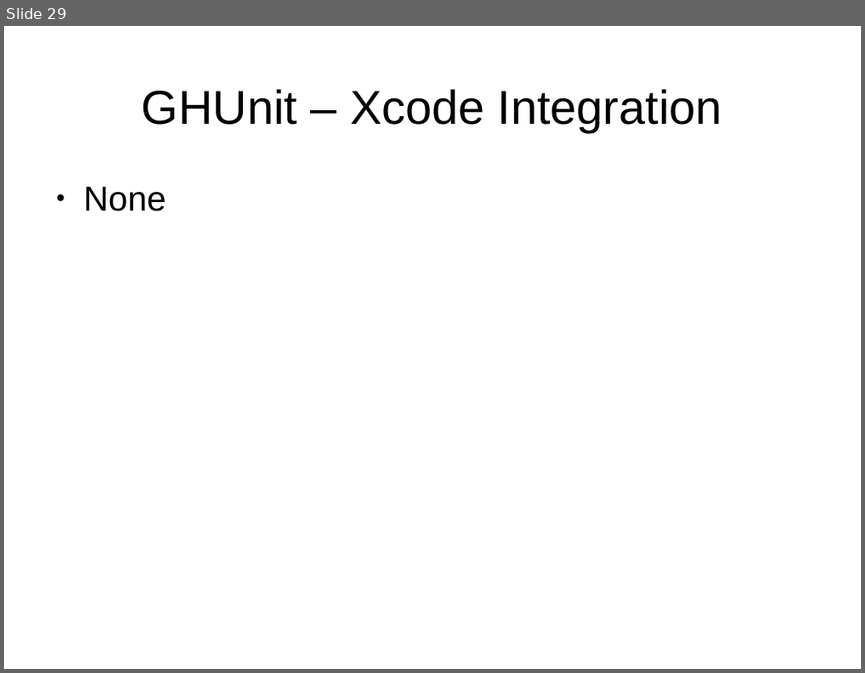
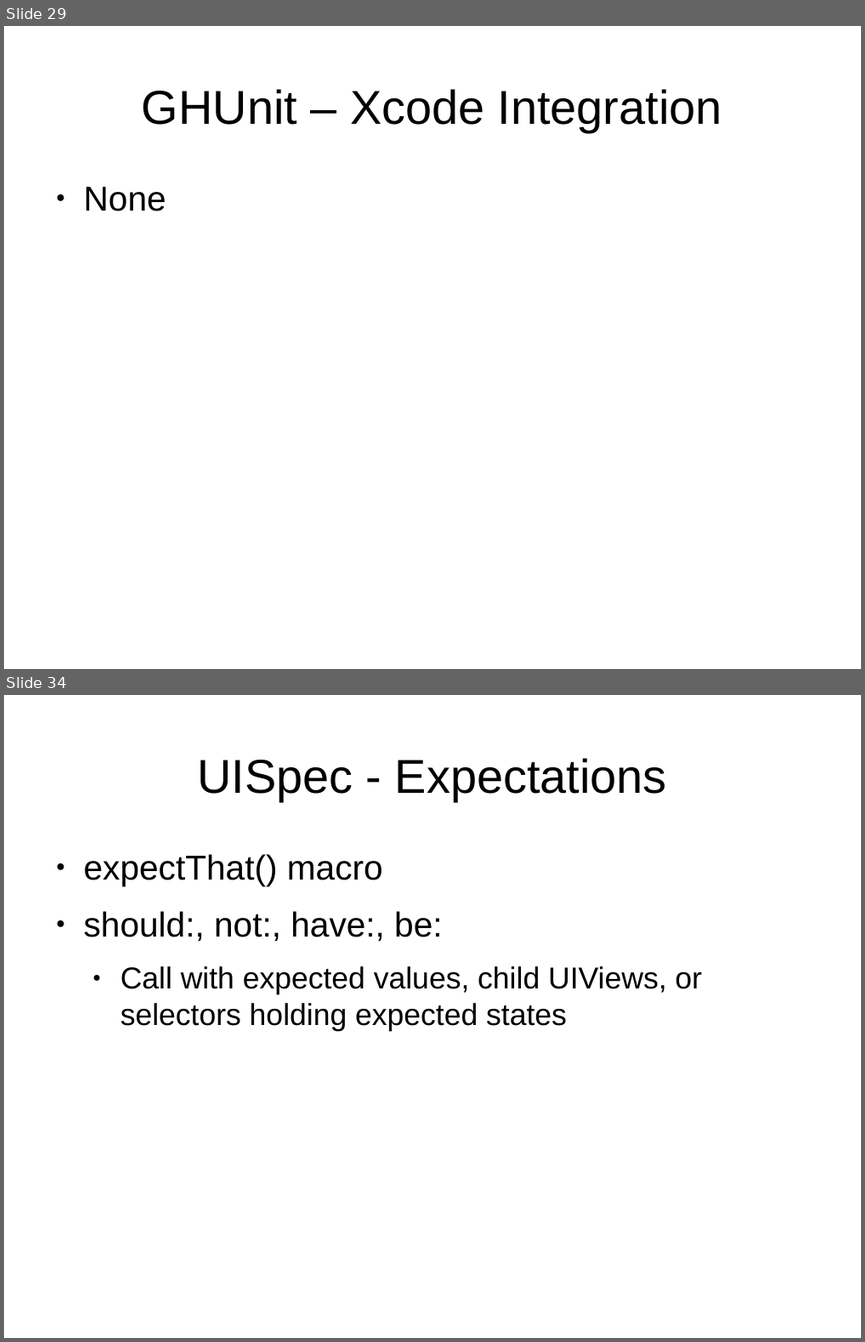
Before and after one commit to StlMobileDev/iPhone-Testing, a slide deck: Testing-Testing-iOS.odp. Shown one above the other, each under a label of ours: slide 29 before the commit, slides 29 and 34 after it; the slides between them are not shown. The pictures are 865x673 and 865x1342 pixels, drawn with LibreOffice and Linux fonts; fonts in the diff are those of the drawing. Boxes give left, top, right and bottom in pixels: in the first picture for what was removed or moved away, otherwise in the second. Text is boxed around its words. In the diff, an @@ line names an element or a change of style, - is before the commit and + after.

Commit message:
Updated with UISpec

```diff
--- a/Testing-Testing-iOS.odp
+++ b/Testing-Testing-iOS.odp
@@ slide 34 added at <box>4,695,861,1338</box>, background #FFFFFF @@
@@ title added at <box>197,758,667,801</box>, 44 pt, text #000000 @@
+UISpec - Expectations
@@ text added at <box>84,854,702,1031</box>, 28 pt, text #000000 @@
+● expectThat() macro
+● should:, not:, have:, be:
+  ● Call with expected values, child UIViews, or selectors holding expected states
```
Also in this commit, not shown: 5 slides changed, 8 other slides added, 1 other file.
